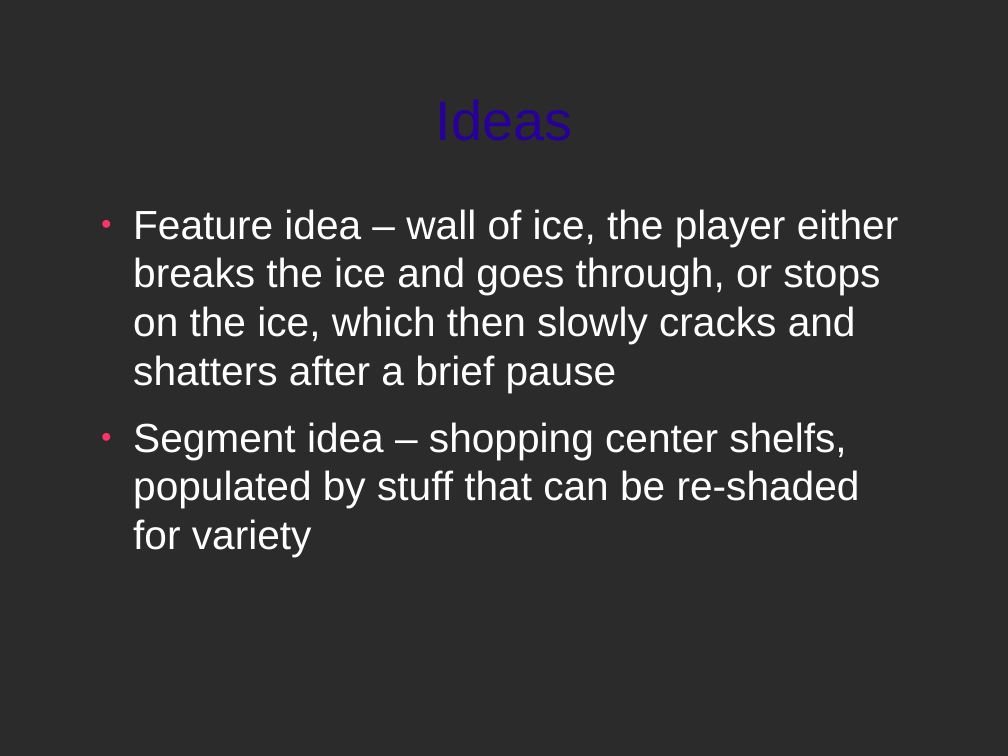
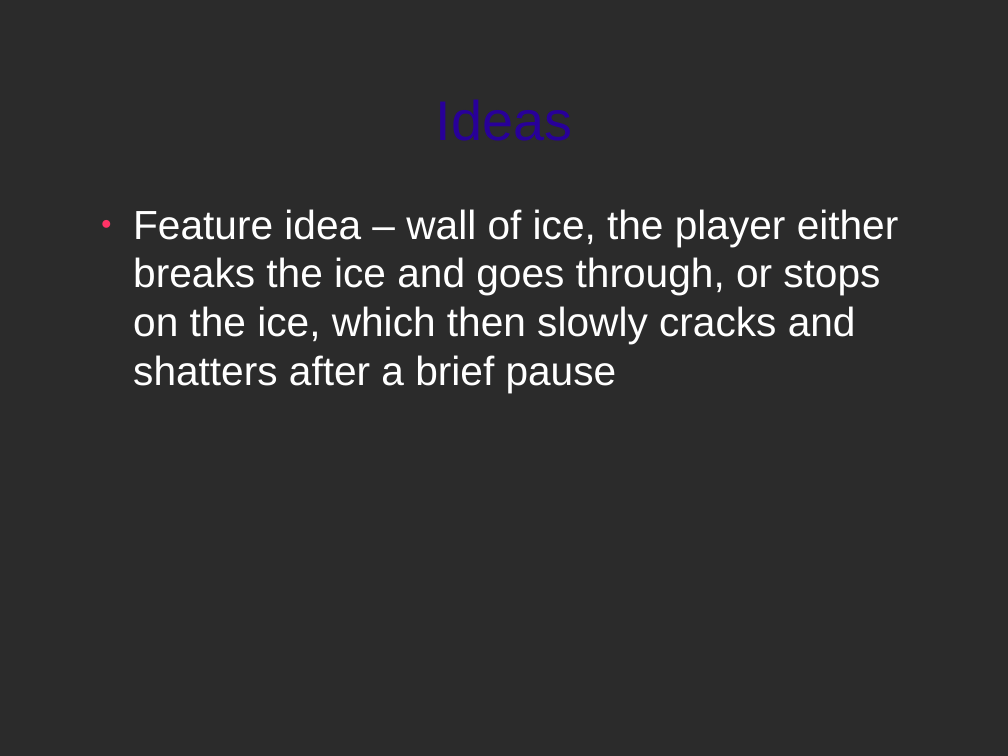
Before and after one commit to ktosox/GWJ77-Metamorphosis, a slide deck: slide 8 of LevelDesign.odp. Drawn at 1008x756 pixels with LibreOffice and Linux fonts; fonts in the diff are those of the drawing; background and template pictures are left out; a plain dark background stands for a picture behind light text. Boxes give left, top, right and bottom in pixels: in the first picture for what was removed or moved away, otherwise in the second. Text is boxed around its words. In the diff, an @@ line names an element or a change of style, - is before the commit and + after.

```diff
--- a/LevelDesign.odp
+++ b/LevelDesign.odp
@@ text at (133,422,860,557): paragraph removed @@
-● Segment idea – shopping center shelfs, populated by stuff that can be re-shaded for variety
```
Also in this commit, not shown: 1 slide added, 1 other file.
